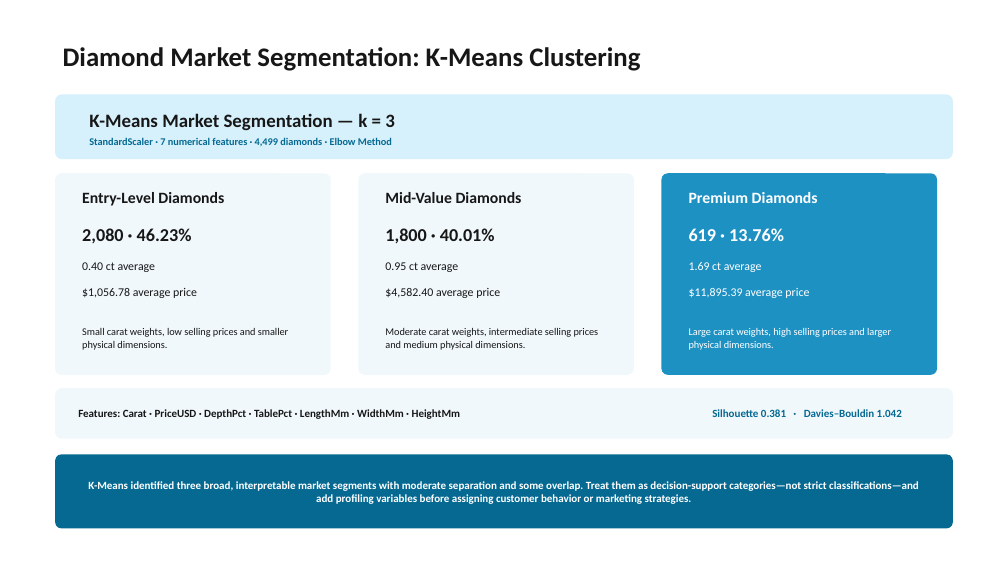
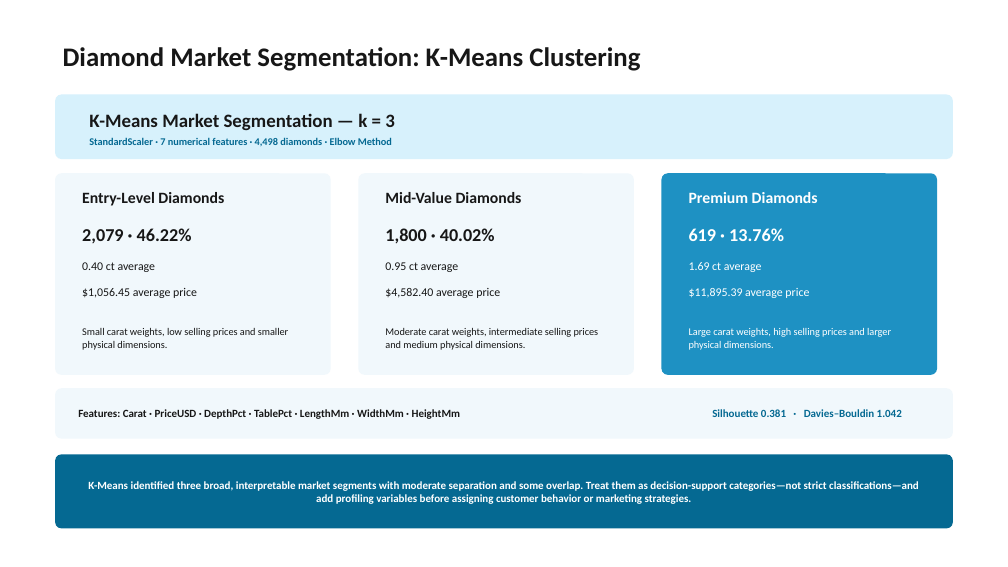
Before and after one commit to shaialt/diamond-sales-analysis, a slide deck: slide 10 of Diamond-Sales-Analysis-Final-Corrected.pptx. Drawn at 1008x567 pixels with LibreOffice and Linux fonts; fonts in the diff are those of the drawing. Boxes give left, top, right and bottom in pixels: in the first picture for what was removed or moved away, otherwise in the second. Text is boxed around its words. In the diff, an @@ line names an element or a change of style, - is before the commit and + after.

```diff
--- a/Diamond-Sales-Analysis-Final-Corrected.pptx
+++ b/Diamond-Sales-Analysis-Final-Corrected.pptx
@@ text at (x1=89, y1=137, x2=392, y2=146): text changed @@
-StandardScaler · 7 numerical features · 4,499 diamonds · Elbow Method
+StandardScaler · 7 numerical features · 4,498 diamonds · Elbow Method
@@ text at (x1=82, y1=228, x2=192, y2=243): text changed @@
-2,080 · 46.23%
+2,079 · 46.22%
@@ text at (x1=385, y1=228, x2=495, y2=244): text changed @@
-1,800 · 40.01%
+1,800 · 40.02%
@@ text at (x1=82, y1=288, x2=197, y2=298): text changed @@
-$1,056.78 average price
+$1,056.45 average price
```
Also in this commit, not shown: 3 other slides changed, 4 other files.
